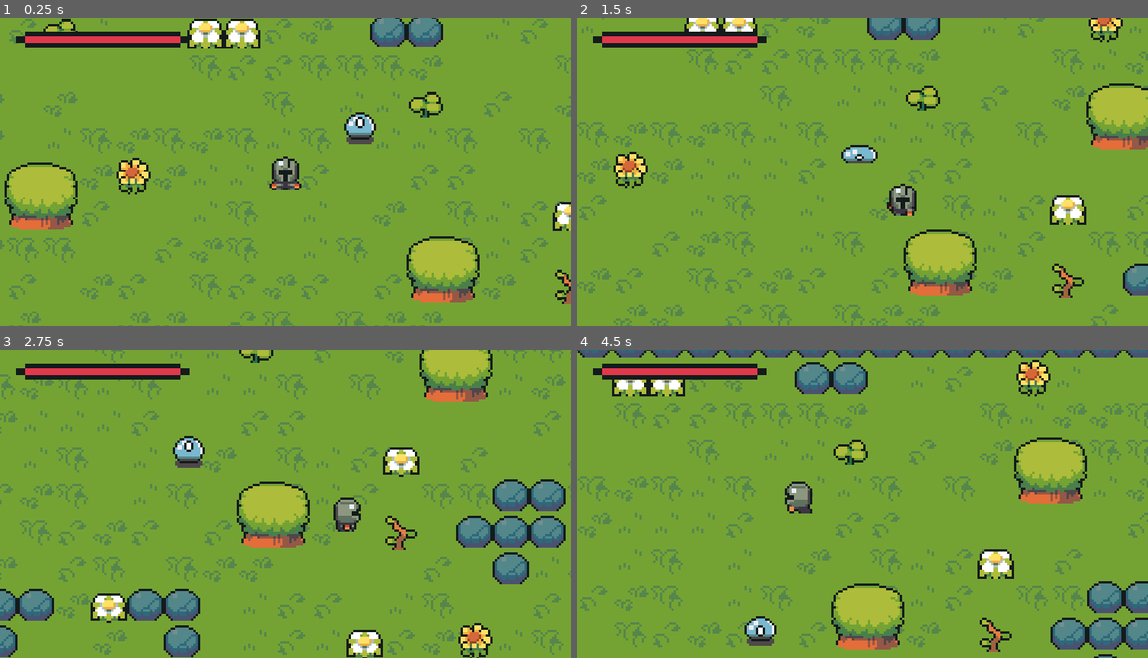
Above: before the commit, frames 1-4 (two rows, left to right).
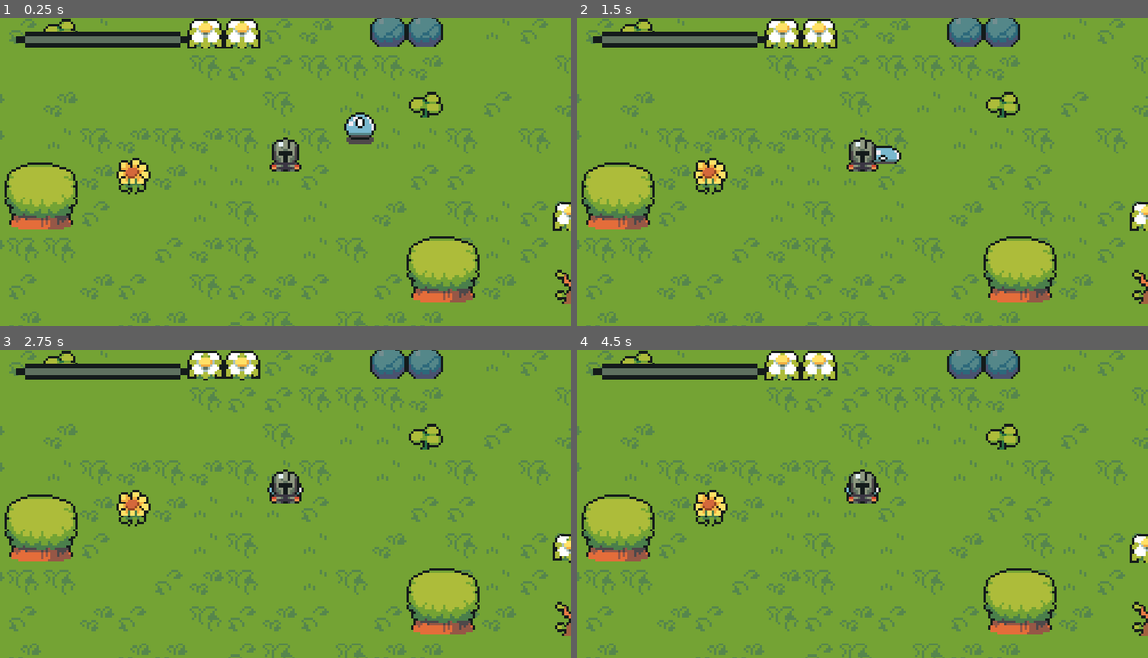
Above: after the commit, the same moments.

Repository: KawaProductions/BoyoRPG
Game: Godot game, scene res://maps/world.tscn
Two runs of this game, one before a commit and one after it. Both use one fixed random seed, a clock stepped at 60 frames per second and the inputs below.
Inputs:
- Up to frame 1 (0.25 s): no input
- Up to frame 2 (1.5 s): hold Right (ui_right) 0.53-1.28 s; tap Space (attack, bound only after the commit) at 0.6, 1.35 s; hold Down (ui_down) from 1.28 s (still down)
- Up to frame 3 (2.75 s): release Down (ui_down) at 2.03 s; hold Right (ui_right) from 2.03 s (still down); tap Space (attack, bound only after the commit) at 2.1 s
- Up to frame 4 (4.5 s): release Right (ui_right) at 2.78 s; hold Up (ui_up) 2.78-3.53 s; tap Space (attack, bound only after the commit) at 2.85, 3.6, 4.35 s; hold Left (ui_left) from 3.53 s (still down)

The runs differ from the first frame. In frame 1, 1.4% of the frame differs, in the area x 4-53%, y 5-56%; in frame 2, 27%; in frame 3, 31%, in the area x 0-100%, y 0-100%; in frame 4, 30%.
Error after the commit: Parse Error: Unexpected "class_name" in class body. (res://player/player.gd:5)

Commit message:
Basic weapon scene and animations

Diff:
--- /dev/null
+++ b/items/weapons/sword.tscn
@@ -0,0 +1,16 @@
+[gd_scene load_steps=3 format=3 uid="uid://eejkx0cqofkl"]
+
+[ext_resource type="Texture2D" uid="uid://bukyuai3f3aab" path="res://items/weapons/sword.png" id="1_u7qd1"]
+
+[sub_resource type="RectangleShape2D" id="RectangleShape2D_buc7h"]
+size = Vector2(2, 10)
+
+[node name="Sword" type="Area2D"]
+
+[node name="Sprite2D" type="Sprite2D" parent="."]
+position = Vector2(0, -5.5)
+texture = ExtResource("1_u7qd1")
+
+[node name="CollisionShape2D" type="CollisionShape2D" parent="."]
+position = Vector2(0, -7.5)
+shape = SubResource("RectangleShape2D_buc7h")
--- a/player/player.gd
+++ b/player/player.gd
@@ -4,12 +4,25 @@
 
 signal hpChange
 
+class_name Player
 var input_movement = Vector2.ZERO
 
-@export var stats : Resource
+@export var stats: Resource
 
 @onready var animations = $AnimationPlayer
-@onready var current_Hp : int = stats.max_Hp
+@onready var weapon = $weapon
+
+var lastAnimDirection: String = "Down"
+var isAttacking: bool = false
+
+signal hpChange
+
+var input_movement = Vector2.ZERO
+
+@export var stats: Resource
+
+@onready var animations = $AnimationPlayer
+@onready var current_Hp: int = stats.max_Hp
 
 func handleInput():
 	input_movement = Input.get_vector("ui_left", "ui_right", "ui_up", "ui_down")
@@ -19,33 +32,49 @@
 	else:
 		velocity = Vector2.ZERO
 
+	if Input.is_action_just_pressed("attack"):
+		attack()
+
+func attack():
+	animations.play("attack" + lastAnimDirection)
+	isAttacking = true
+	weapon.visible = true
+	await animations.animation_finished
+	isAttacking = false
+	weapon.visible = false
+
 func updateAnimation():
+	if isAttacking: return
+
 	if velocity.length() == 0:
 		if animations.is_playing():
 			animations.stop()
-			animations.seek(0.6,true)
+			animations.seek(0.6, true)
 	else:
 		var direction = "Down"
 		match [velocity.x, velocity.y]:
-			[var x, var _y] when x < 0:
+			[ var x, var _y]whenx < 0:
 				direction = "Left"
-			[var x, var _y] when x > 0:
+			[ var x, var _y]whenx > 0:
 				direction = "Right"
-			[var _x, var y] when y < 0:
+			[ var _x, var y]wheny < 0:
 				direction = "Up"
 			_:
-				direction="Down"
+				direction = "Down"
 		animations.play("move" + direction)
 
 func handleCollision():
 	for i in get_slide_collision_count():
 		var collision = get_slide_collision(i)
 		var collider = collision.get_collider()
-		if(collider.name == "slime" && current_Hp > 0):
+		if (collider.name == "slime"&&current_Hp > 0):
 			current_Hp -= 1
 			hpChange.emit()
 
 func _physics_process(_delta):
+		lastAnimDirection = direction
+
+func _physics_process(delta):
 	handleInput()
 	move_and_slide()
 	handleCollision()
--- a/player/player.tscn
+++ b/player/player.tscn
@@ -1,8 +1,9 @@
-[gd_scene load_steps=11 format=3 uid="uid://b8y3gph323o0g"]
+[gd_scene load_steps=15 format=3 uid="uid://b8y3gph323o0g"]
 
 [ext_resource type="Script" path="res://player/player.gd" id="1_8yic0"]
 [ext_resource type="Resource" uid="uid://clj2jfjme6kf2" path="res://player/basePlayer.tres" id="2_ihtot"]
 [ext_resource type="Texture2D" uid="uid://vm62l85aar1a" path="res://player/SpriteSheet.png" id="2_ux0oc"]
+[ext_resource type="PackedScene" uid="uid://eejkx0cqofkl" path="res://items/weapons/sword.tscn" id="3_67102"]
 
 [sub_resource type="Animation" id="Animation_cagxy"]
 length = 0.001
@@ -54,6 +55,30 @@
 "update": 1,
 "values": [Vector2i(0, 0)]
 }
+tracks/4/type = "value"
+tracks/4/imported = false
+tracks/4/enabled = true
+tracks/4/path = NodePath("weapon:rotation")
+tracks/4/interp = 1
+tracks/4/loop_wrap = true
+tracks/4/keys = {
+"times": PackedFloat32Array(0),
+"transitions": PackedFloat32Array(1),
+"update": 0,
+"values": [2.0944]
+}
+tracks/5/type = "value"
+tracks/5/imported = false
+tracks/5/enabled = true
+tracks/5/path = NodePath("weapon:position")
+tracks/5/interp = 1
+tracks/5/loop_wrap = true
+tracks/5/keys = {
+"times": PackedFloat32Array(0),
+"transitions": PackedFloat32Array(1),
+"update": 0,
+"values": [Vector2(6, -1)]
+}
 
 [sub_resource type="Animation" id="Animation_c3su5"]
 resource_name = "moveDown"
@@ -127,9 +152,173 @@
 "values": [Vector2i(1, 1), Vector2i(1, 2), Vector2i(1, 3), Vector2i(1, 0)]
 }
 
+[sub_resource type="Animation" id="Animation_cfmwn"]
+resource_name = "attackDown"
+length = 0.2
+tracks/0/type = "value"
+tracks/0/imported = false
+tracks/0/enabled = true
+tracks/0/path = NodePath("weapon:rotation")
+tracks/0/interp = 1
+tracks/0/loop_wrap = true
+tracks/0/keys = {
+"times": PackedFloat32Array(0, 0.2),
+"transitions": PackedFloat32Array(1, 1),
+"update": 0,
+"values": [2.0944, 4.18879]
+}
+tracks/1/type = "value"
+tracks/1/imported = false
+tracks/1/enabled = true
+tracks/1/path = NodePath("weapon:position")
+tracks/1/interp = 1
+tracks/1/loop_wrap = true
+tracks/1/keys = {
+"times": PackedFloat32Array(0, 0.1, 0.2),
+"transitions": PackedFloat32Array(1, 1, 1),
+"update": 0,
+"values": [Vector2(6, -1), Vector2(0, 2), Vector2(-6, -1)]
+}
+tracks/2/type = "value"
+tracks/2/imported = false
+tracks/2/enabled = true
+tracks/2/path = NodePath("Sprite2D:frame_coords")
+tracks/2/interp = 1
+tracks/2/loop_wrap = true
+tracks/2/keys = {
+"times": PackedFloat32Array(0, 0.1),
+"transitions": PackedFloat32Array(1, 1),
+"update": 1,
+"values": [Vector2i(0, 3), Vector2i(0, 4)]
+}
+
+[sub_resource type="Animation" id="Animation_fo55e"]
+resource_name = "attackUp"
+length = 0.2
+tracks/0/type = "value"
+tracks/0/imported = false
+tracks/0/enabled = true
+tracks/0/path = NodePath("weapon:rotation")
+tracks/0/interp = 1
+tracks/0/loop_wrap = true
+tracks/0/keys = {
+"times": PackedFloat32Array(0, 0.2),
+"transitions": PackedFloat32Array(1, 1),
+"update": 0,
+"values": [-1.0472, 1.0472]
+}
+tracks/1/type = "value"
+tracks/1/imported = false
+tracks/1/enabled = true
+tracks/1/path = NodePath("weapon:position")
+tracks/1/interp = 1
+tracks/1/loop_wrap = true
+tracks/1/keys = {
+"times": PackedFloat32Array(0, 0.1, 0.2),
+"transitions": PackedFloat32Array(1, 1, 1),
+"update": 0,
+"values": [Vector2(-6, -13), Vector2(0, -16), Vector2(6, -13)]
+}
+tracks/2/type = "value"
+tracks/2/imported = false
+tracks/2/enabled = true
+tracks/2/path = NodePath("Sprite2D:frame_coords")
+tracks/2/interp = 1
+tracks/2/loop_wrap = true
+tracks/2/keys = {
+"times": PackedFloat32Array(0, 0.1),
+"transitions": PackedFloat32Array(1, 1),
+"update": 1,
+"values": [Vector2i(1, 3), Vector2i(1, 4)]
+}
+
+[sub_resource type="Animation" id="Animation_fxwjm"]
+resource_name = "attackLeft"
+length = 0.2
+tracks/0/type = "value"
+tracks/0/imported = false
+tracks/0/enabled = true
+tracks/0/path = NodePath("weapon:rotation")
+tracks/0/interp = 1
+tracks/0/loop_wrap = true
+tracks/0/keys = {
+"times": PackedFloat32Array(0, 0.2),
+"transitions": PackedFloat32Array(1, 1),
+"update": 0,
+"values": [3.66519, 5.75959]
+}
+tracks/1/type = "value"
+tracks/1/imported = false
+tracks/1/enabled = true
+tracks/1/path = NodePath("weapon:position")
+tracks/1/interp = 1
+tracks/1/loop_wrap = true
+tracks/1/keys = {
+"times": PackedFloat32Array(0, 0.1, 0.2),
+"transitions": PackedFloat32Array(1, 1, 1),
+"update": 0,
+"values": [Vector2(-6, 2), Vector2(-9, -8), Vector2(-6, -13)]
+}
+tracks/2/type = "value"
+tracks/2/imported = false
+tracks/2/enabled = true
+tracks/2/path = NodePath("Sprite2D:frame_coords")
+tracks/2/interp = 1
+tracks/2/loop_wrap = true
+tracks/2/keys = {
+"times": PackedFloat32Array(0, 0.1),
+"transitions": PackedFloat32Array(1, 1),
+"update": 1,
+"values": [Vector2i(2, 3), Vector2i(2, 4)]
+}
+
+[sub_resource type="Animation" id="Animation_toqxy"]
+resource_name = "attackRight"
+length = 0.2
+tracks/0/type = "value"
+tracks/0/imported = false
+tracks/0/enabled = true
+tracks/0/path = NodePath("weapon:rotation")
+tracks/0/interp = 1
+tracks/0/loop_wrap = true
+tracks/0/keys = {
+"times": PackedFloat32Array(0, 0.2),
+"transitions": PackedFloat32Array(1, 1),
+"update": 0,
+"values": [0.523599, 2.61799]
+}
+tracks/1/type = "value"
+tracks/1/imported = false
+tracks/1/enabled = true
+tracks/1/path = NodePath("weapon:position")
+tracks/1/interp = 1
+tracks/1/loop_wrap = true
+tracks/1/keys = {
+"times": PackedFloat32Array(0, 0.1, 0.2),
+"transitions": PackedFloat32Array(1, 1, 1),
+"update": 0,
+"values": [Vector2(6, -13), Vector2(9, -8), Vector2(6, 2)]
+}
+tracks/2/type = "value"
+tracks/2/imported = false
+tracks/2/enabled = true
+tracks/2/path = NodePath("Sprite2D:frame_coords")
+tracks/2/interp = 1
+tracks/2/loop_wrap = true
+tracks/2/keys = {
+"times": PackedFloat32Array(0, 0.1),
+"transitions": PackedFloat32Array(1, 1),
+"update": 1,
+"values": [Vector2i(3, 3), Vector2i(3, 4)]
+}
+
 [sub_resource type="AnimationLibrary" id="AnimationLibrary_mvwde"]
 _data = {
 "RESET": SubResource("Animation_cagxy"),
+"attackDown": SubResource("Animation_cfmwn"),
+"attackLeft": SubResource("Animation_fxwjm"),
+"attackRight": SubResource("Animation_toqxy"),
+"attackUp": SubResource("Animation_fo55e"),
 "moveDown": SubResource("Animation_c3su5"),
 "moveLeft": SubResource("Animation_lrx8u"),
 "moveRight": SubResource("Animation_ic4tr"),
@@ -150,11 +339,20 @@
 "": SubResource("AnimationLibrary_mvwde")
 }
 
+[node name="weapon" type="Node2D" parent="."]
+visible = false
+position = Vector2(6, -1)
+rotation = 2.0944
+
+[node name="Sword" parent="weapon" instance=ExtResource("3_67102")]
+
 [node name="Sprite2D" type="Sprite2D" parent="."]
+position = Vector2(0, -8)
 texture = ExtResource("2_ux0oc")
 hframes = 4
 vframes = 7
+region_rect = Rect2(0, 0, 64, 112)
 
 [node name="CollisionShape2D" type="CollisionShape2D" parent="."]
-position = Vector2(0, 6.5)
+position = Vector2(0, -1.5)
 shape = SubResource("RectangleShape2D_0sqkx")
--- a/project.godot
+++ b/project.godot
@@ -23,6 +23,14 @@
 window/size/window_height_override=1080
 window/stretch/mode="canvas_items"
 
+[input]
+
+attack={
+"deadzone": 0.5,
+"events": [Object(InputEventKey,"resource_local_to_scene":false,"resource_name":"","device":-1,"window_id":0,"alt_pressed":false,"shift_pressed":false,"ctrl_pressed":false,"meta_pressed":false,"pressed":false,"keycode":0,"physical_keycode":32,"key_label":0,"unicode":32,"echo":false,"script":null)
+]
+}
+
 [rendering]
 
 textures/canvas_textures/default_texture_filter=0
Binary file added: items/weapons/sword.png
Not shown, added: items/weapons/sword.png.import
